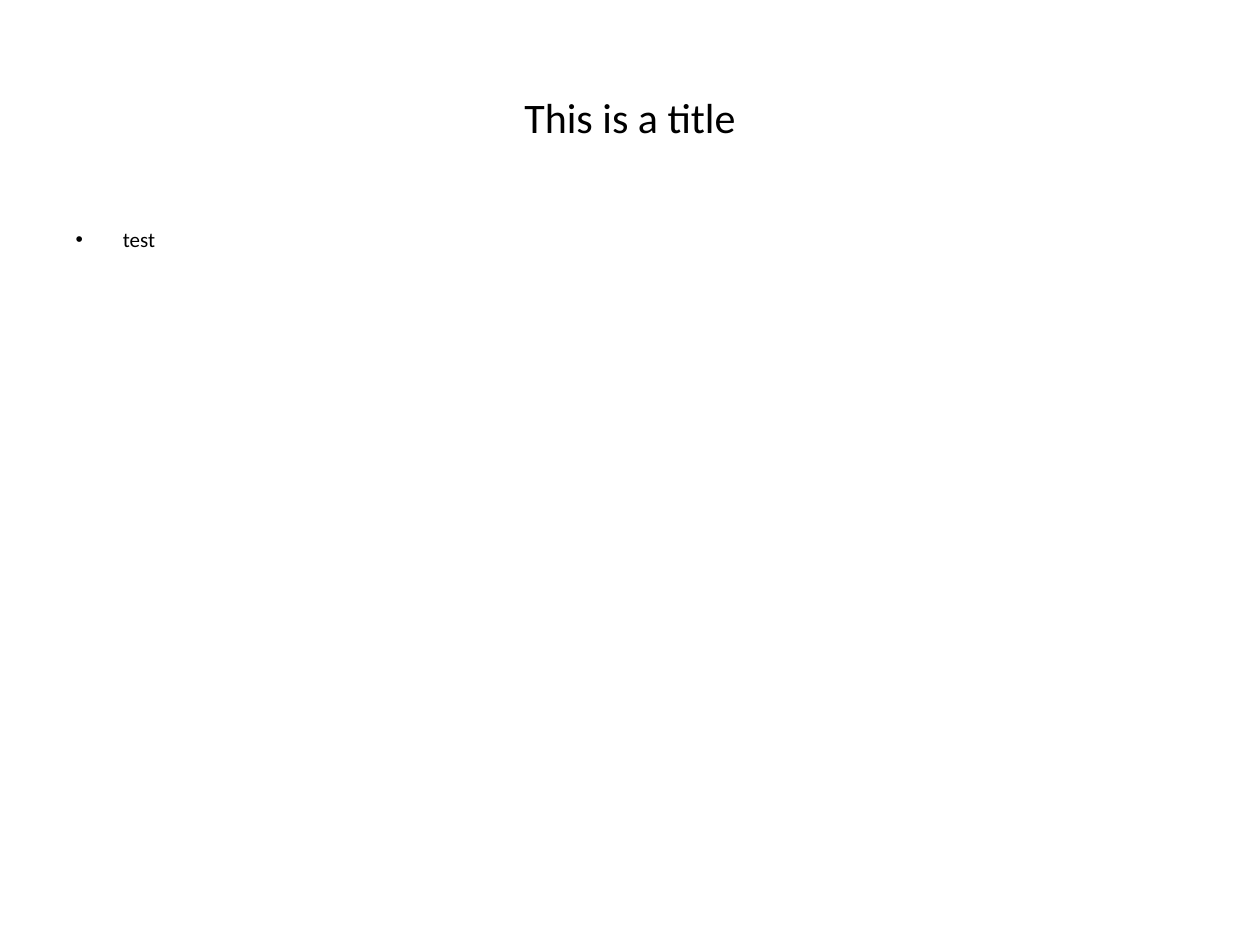
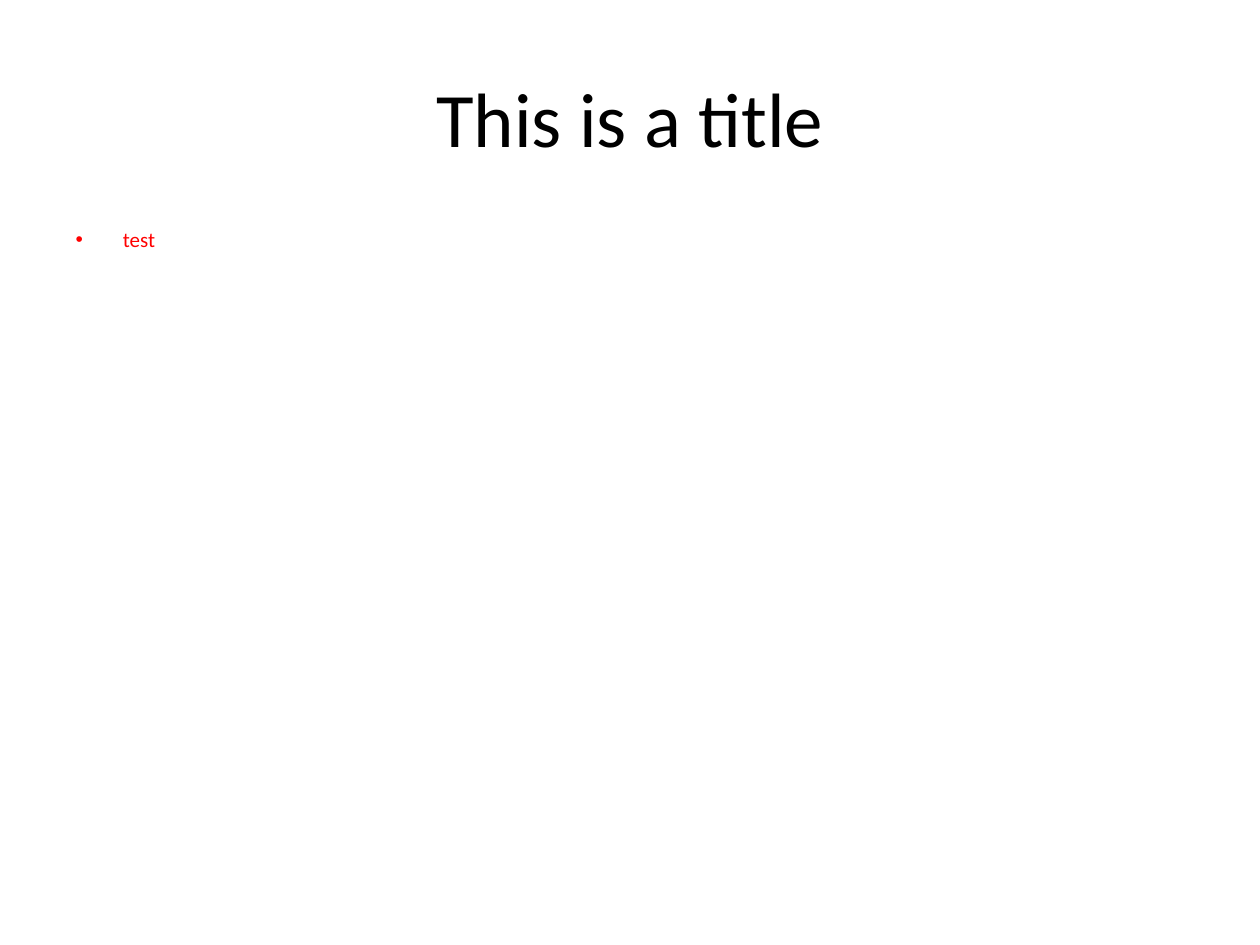
Before and after one commit to monstrotac/JsonConverterProject, a slide deck: slide 1 of JsonConverter/target/classes/OutputFolder/test.pptx. Drawn at 1260x945 pixels with LibreOffice and Linux fonts; fonts in the diff are those of the drawing. Boxes give left, top, right and bottom in pixels: in the first picture for what was removed or moved away, otherwise in the second. Text is boxed around its words. In the diff, an @@ line names an element or a change of style, - is before the commit and + after.

Commit message:
Titles are now supported.

```diff
--- a/JsonConverter/target/classes/OutputFolder/test.pptx
+++ b/JsonConverter/target/classes/OutputFolder/test.pptx
@@ title "This is a title" at bbox=[436, 93, 823, 148]: size 24 to 44 pt @@
@@ text "test" at bbox=[123, 233, 155, 247]: text colour #000000 to #FF0000 @@
```
Also in this commit, not shown: 1 other slide changed, 8 other files.
